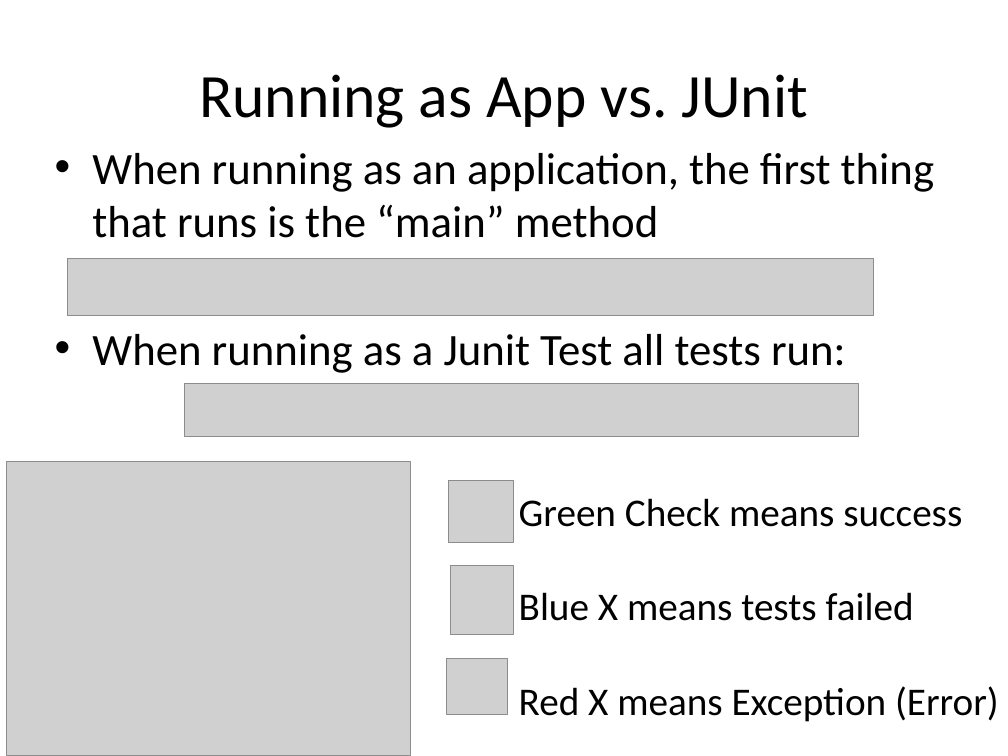
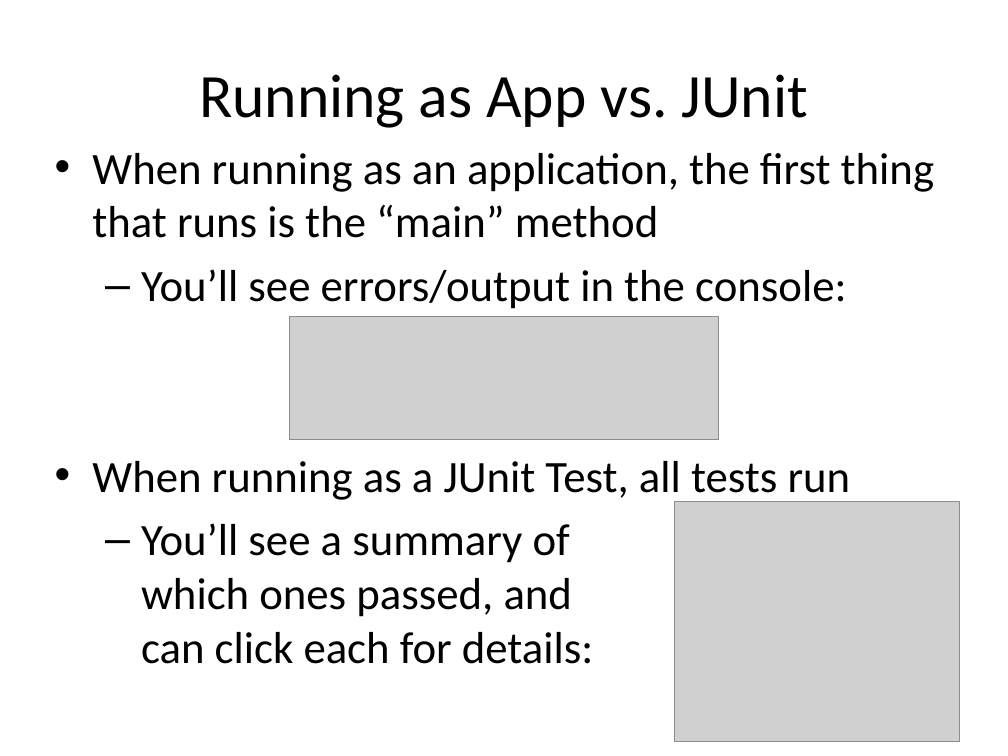
Before and after one commit to RHIT-CSSE/csse220, a slide deck: slide 8 of ClassMaterials/JavaIntro/Slides/Part2-JavaIntro.pptx. Drawn at 1008x756 pixels with LibreOffice and Linux fonts; fonts in the diff are those of the drawing; grey boxes stand for pictures. Boxes give left, top, right and bottom in pixels: in the first picture for what was removed or moved away, otherwise in the second. Text is boxed around its words. In the diff, an @@ line names an element or a change of style, - is before the commit and + after.

```diff
--- a/ClassMaterials/JavaIntro/Slides/Part2-JavaIntro.pptx
+++ b/ClassMaterials/JavaIntro/Slides/Part2-JavaIntro.pptx
@@ picture removed at [68, 259, 874, 316] @@
@@ text at [92, 269, 851, 664]: text changed @@
-• When running as a Junit Test all tests run:
+  – You’ll see errors/output in the console:
+• When running as a JUnit Test, all tests run
+  – You’ll see a summary of
+    which ones passed, and
+    can click each for details:
@@ picture added at [289, 317, 719, 440] @@
@@ picture removed at [184, 383, 858, 436] @@
@@ picture removed at [6, 462, 411, 756] @@
@@ picture removed at [449, 481, 514, 543] @@
@@ text removed at [519, 498, 999, 722] @@
-Green Check means success
-Blue X means tests failed
-Red X means Exception (Error)
@@ picture added at [674, 502, 960, 742] @@
@@ picture removed at [451, 565, 514, 634] @@
@@ picture removed at [447, 659, 507, 716] @@
```
Also in this commit, not shown: 5 other slides changed, 2 slides added, 2 slides removed, 3 other files.
